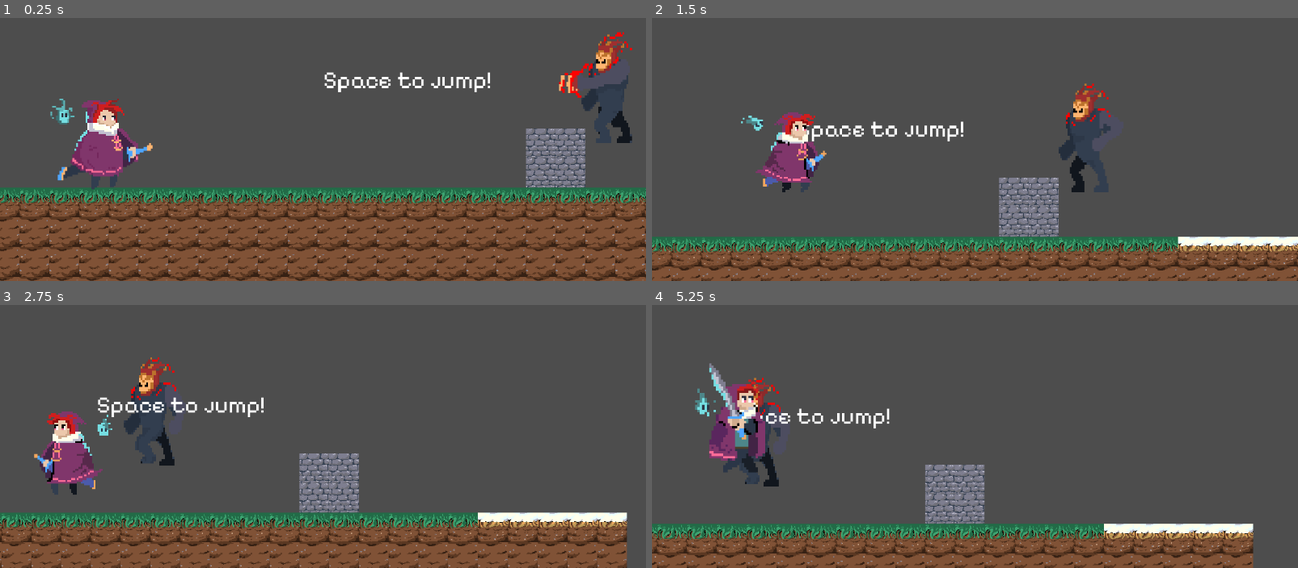
Above: before the commit, frames 1-4 (two rows, left to right).
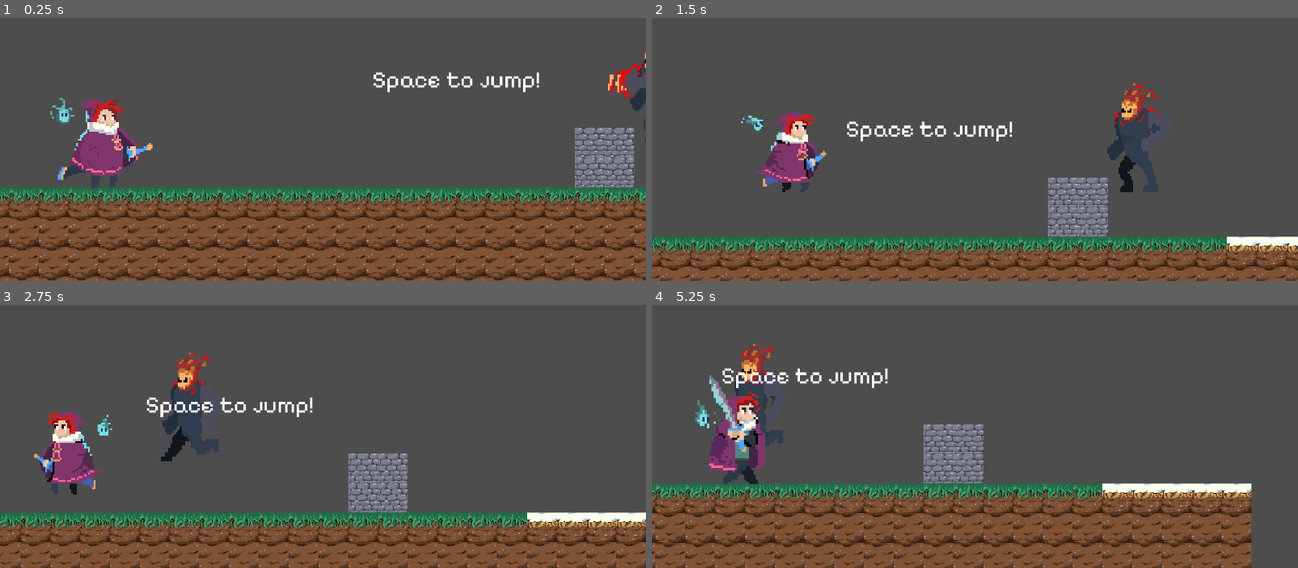
Above: after the commit, the same moments.

Repository: Xintherius/forgotten-voices
Game: Godot game, scene res://game.tscn
The game is run twice, just before and just after one commit, with the same random seed, the same clock (stepped at 60 frames per second) and the same inputs.
Inputs:
- Up to frame 1 (0.25 s): no input
- Up to frame 2 (1.5 s): hold D (move_right) from 0.53 s (still down); tap F (attack) at 0.6 s; tap Space (jump) at 0.77, 0.8, 1.07, 1.35 s
- Up to frame 3 (2.75 s): tap Space (jump) at 1.52, 1.82, 2.3 s; tap F (attack) at 1.55, 2.1 s; release D (move_right) at 2.03 s; hold A (move_left) from 2.03 s (still down)
- Up to frame 4 (5.25 s): release A (move_left) at 2.78 s; hold D (move_right) 2.78-4.28 s; tap F (attack) at 2.85, 4.35, 5.1 s; tap Space (jump) at 3.02, 3.32, 3.6, 3.77, 4.07, 4.52, 4.82 s; hold A (move_left) 4.28-5.03 s; hold D (move_right) from 5.03 s (still down)

The runs differ from the first frame. In frame 1, 23% of the frame differs, in the area x 0-100%, y 5-100%; in frame 2, 15%; in frame 3, 17%; in frame 4, 30%, in the area x 0-94%, y 14-100%.

Commit message:
update
update

Diff:
--- a/assets/scripts/player.gd
+++ b/assets/scripts/player.gd
@@ -1,63 +1,59 @@
 extends CharacterBody2D
 
-#Constants
-const SPEED = 500.0
-const JUMP_VELOCITY = -500.0
+# Constants
+const SPEED = 500.0  # Movement speed
+const JUMP_VELOCITY = -500.0  # Jump velocity
 
-#Variables
-var enemy_inattack_range = false
-var enemy_attack_cooldown = true
-var health = 100
-var player_alive = true
+# Variables
+var enemy_inattack_range = false  # Tracks if an enemy is in attack range
+var enemy_attack_cooldown = true  # Cooldown status for enemy attacks
+var health = 100  # Player health
+var player_alive = true  # Player alive status
 
-@export var attacking = false
-@onready var timer: Timer = $Timer
+# Exports and Onready Variables
+@export var attacking = false  # Whether the player is currently attacking
+@onready var timer: Timer = $Timer  # Timer node for handling attack cooldown
+@onready var animated_sprite: AnimatedSprite2D = $AnimatedSprite2D  # Animated sprite for the player
+@onready var original_position: Vector2 = animated_sprite.position  # Original position of the sprite
 
-@onready var animated_sprite: AnimatedSprite2D = $AnimatedSprite2D
-@onready var original_position: Vector2 = animated_sprite.position  # Store the original position
-
+# Handles movement, animations, and attack area flipping
 func _physics_process(delta: float) -> void:
-
-
-
-	# Add the gravity.
+	# Apply gravity when not on the floor
 	if not is_on_floor():
 		velocity += get_gravity() * delta
 
-	# Handle jump.
+	# Handle jumping
 	if Input.is_action_just_pressed("jump") and is_on_floor():
 		velocity.y = JUMP_VELOCITY
 
-	# Get the input direction and handle the movement/deceleration.
+	# Get the input direction and handle sprite flipping
 	var direction := Input.get_axis("move_left", "move_right")
-
 	if direction > 0:
 		animated_sprite.flip_h = false
-		$AttackArea.scale.x = abs($AttackArea.scale.x)
-
+		$AttackArea.scale.x = 1  # Attack area on the right
 	elif direction < 0:
 		animated_sprite.flip_h = true
-		$AttackArea.scale.x = abs($AttackArea.scale.x) * -1
+		$AttackArea.scale.x = -1  # Attack area on the left
 
-	if !attacking:
-		#Resizes the model and positions it
+	# Handle animations and positioning if not attacking
+	if not attacking:
 		if is_on_floor():
-			# Play animations and adjust position
+			# Idle or running animations
 			if direction == 0:
 				animated_sprite.play("idle")
-				animated_sprite.scale = Vector2(1, 1)  # Adjust the scale for the idle animation
-				animated_sprite.position = original_position  # Reset to original position
+				animated_sprite.scale = Vector2(1, 1)  # Reset scale for idle animation
+				animated_sprite.position = original_position  # Reset position for idle
 			else:
 				animated_sprite.play("run")
-				animated_sprite.scale = Vector2(4, 4)  # Reset to default scale for the run animation
-				animated_sprite.position = original_position + Vector2(0, 20)  # Lower the position for the run animation
+				animated_sprite.scale = Vector2(4, 4)  # Adjust scale for running
+				animated_sprite.position = original_position + Vector2(0, 20)  # Adjust position for running
 		else:
+			# Jump animation
+			animated_sprite.play("jump")
+			animated_sprite.scale = Vector2(4, 4)  # Adjust scale for jumping
+			animated_sprite.position = original_position + Vector2(0, 20)  # Adjust position for jumping
 
-			animated_sprite.play("jump")
-			animated_sprite.scale = Vector2(4, 4)  # Reset to default scale for the run animation
-			animated_sprite.position = original_position + Vector2(0, 20)  # Lower the position for the run animation
-
-	# Apply movement
+	# Handle movement
 	if direction:
 		velocity.x = direction * SPEED
 	else:
@@ -65,38 +61,34 @@
 
 	move_and_slide()
 
-
-func player():
-	pass
-
-#Sets the monster to follow the player if the player gets in the area
+# Detect when an enemy enters the player's hitbox
 func _on_player_hitbox_body_entered(body):
-	if body.has_method("monster"):
+	if body.has_method("monster"):  # Check if the body has a "monster" method
 		enemy_inattack_range = true
 
-
-func _on_player_hitbox_body_exited(body:):
-	if body.has_method("monster"):
+# Detect when an enemy exits the player's hitbox
+func _on_player_hitbox_body_exited(body):
+	if body.has_method("monster"):  # Check if the body has a "monster" method
 		enemy_inattack_range = false
 
+# Process input for attacks
 func _process(delta):
 	if Input.is_action_just_pressed("attack"):
 		attack()
 
+# Handles the player's attack logic
 func attack():
-	var overlapping_objects = $AttackArea.get_overlapping_areas()
+	var overlapping_objects = $AttackArea.get_overlapping_areas()  # Get objects in the attack area
+	for area in overlapping_objects:
+		var parent = area.get_parent()  # Get the parent of the overlapping area
+		print(parent.name)  # Debug: Print the name of the parent node
 
-	for area in overlapping_objects:
-		var parent = area.get_parent()
-		print(parent.name)
+	attacking = true  # Set attacking to true
+	animated_sprite.play("attack")  # Play the attack animation
+	animated_sprite.scale = Vector2(5, 5)  # Adjust scale for the attack animation
+	animated_sprite.position = original_position + Vector2(0, 22)  # Adjust position for the attack animation
+	timer.start()  # Start the attack cooldown timer
 
-
-	attacking = true
-	animated_sprite.play("attack")
-	animated_sprite.scale = Vector2(5, 5)  # Adjust the scale for the idle animation
-	animated_sprite.position = original_position + Vector2(0,22)  # Reset to original position
-	timer.start()
-
-
+# Handles the end of the attack
 func _on_timer_timeout() -> void:
-	attacking = false
+	attacking = false  # Reset attacking state
--- a/monster.gd
+++ b/monster.gd
@@ -3,6 +3,8 @@
 var speed =45
 var player_chase = false
 var player = null
+var facing_right = false
+
 
 func _physics_process(delta):
 	if player_chase:
@@ -13,6 +15,7 @@
 			$AnimatedSprite2D.flip_h = false
 		else:
 			$AnimatedSprite2D.flip_h = true
+			facing_right = true
 
 	else:
 		$AnimatedSprite2D.play("attack")
@@ -24,3 +27,12 @@
 func _on_detection_area_body_exited(body):
 	player = null
 	player_chase = false
+
+
+func flip():
+	facing_right = !facing_right
+	scale.x = abs(scale.x) * -1
+	if facing_right:
+		speed = abs(speed)
+	else:
+		speed = abs(speed) * -1
--- a/player.tscn
+++ b/player.tscn
@@ -186,7 +186,7 @@
 radius = 110.073
 
 [node name="Player" type="CharacterBody2D"]
-position = Vector2(28, -16)
+position = Vector2(-77, -15)
 collision_layer = 3
 collision_mask = 3
 script = ExtResource("1_ub73q")
@@ -204,7 +204,7 @@
 z_index = 5
 position = Vector2(86, -112)
 sprite_frames = SubResource("SpriteFrames_t0pnb")
-animation = &"attack"
+animation = &"idle"
 autoplay = "idle"
 
 [node name="CollisionShape2D" type="CollisionShape2D" parent="."]
Not shown, changed: .DS_Store
